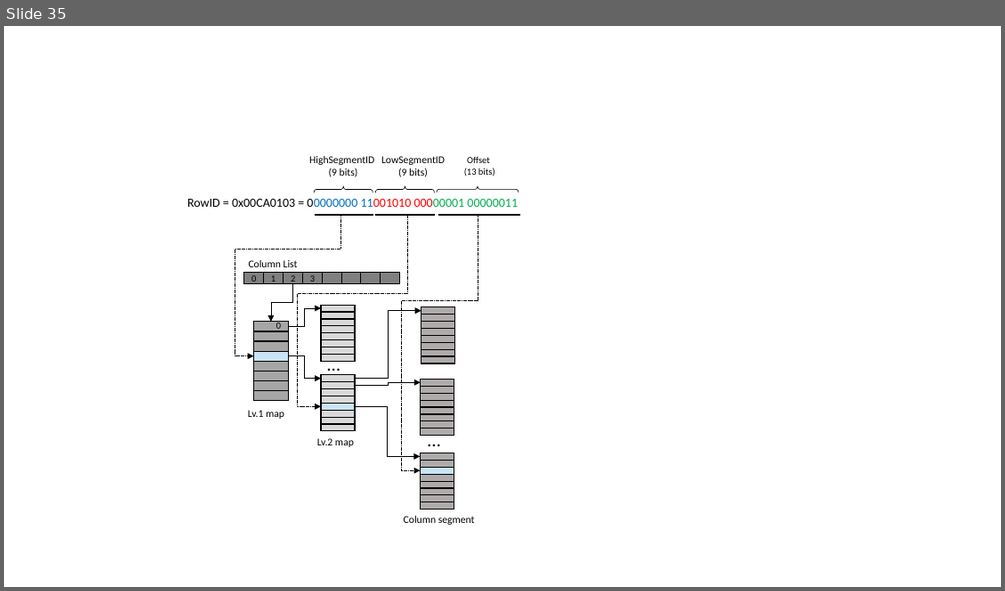
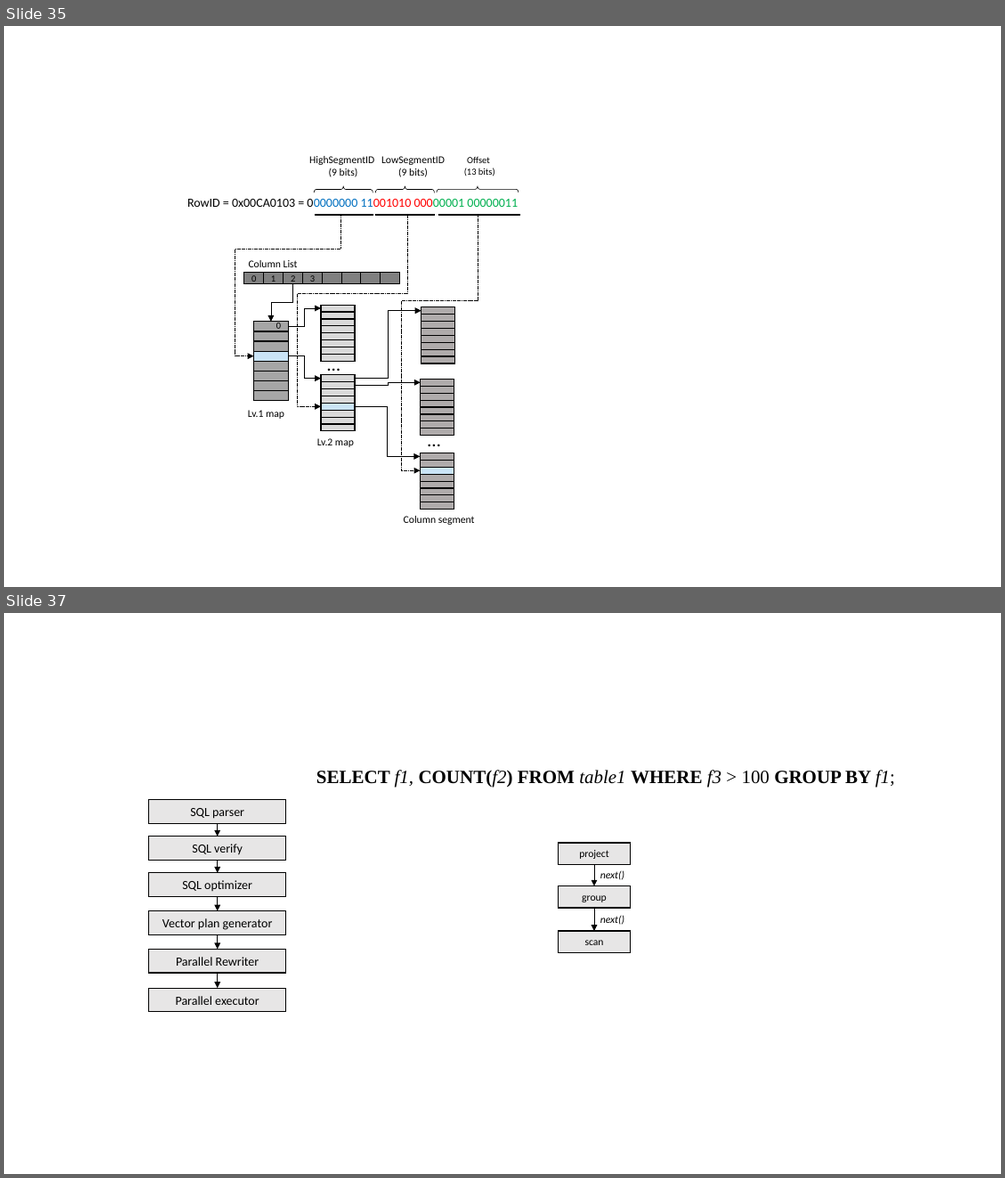
Before and after one commit to scott-zgeng/thor, a slide deck: doc/thor architecture.pptx. Shown one above the other, each under a label of ours: slide 35 before the commit, slides 35 and 37 after it; the slides between them are not shown. The pictures are 1005x591 and 1005x1178 pixels, drawn with LibreOffice and Linux fonts; fonts in the diff are those of the drawing. Boxes give left, top, right and bottom in pixels: in the first picture for what was removed or moved away, otherwise in the second. Text is boxed around its words. In the diff, an @@ line names an element or a change of style, - is before the commit and + after.

```diff
--- a/doc/thor architecture.pptx
+++ b/doc/thor architecture.pptx
@@ slide 37 added at (4,613,1001,1174), background #FFFFFF @@
@@ text added at (316,770,895,787), 18 pt, text #000000, bold @@
+SELECT f1, COUNT(f2) FROM table1 WHERE f3 > 100 GROUP BY f1;
@@ rectangle added at (149,800,286,824), fill #E7E6E6, outline #000000 1 pt, 12 pt, text #000000 @@
+SQL parser
@@ arrow added from (217, 823) to (217, 836), #000000 0.5 pt @@
@@ rectangle added at (149,836,286,860), fill #E7E6E6, outline #000000 1 pt, 12 pt, text #000000 @@
+SQL verify
@@ rectangle added at (558,843,630,864), fill #E7E6E6, outline #000000 1 pt, 10 pt, text #000000 @@
+project
@@ rectangle added at (149,873,286,896), fill #E7E6E6, outline #000000 1 pt, 12 pt, text #000000 @@
+SQL optimizer
@@ arrow added from (217, 860) to (217, 873), #000000 0.5 pt @@
@@ arrow added from (594, 864) to (594, 886), #000000 0.5 pt @@
@@ text added at (600,870,624,880), 10 pt, text #000000, italic @@
+next()
@@ arrow added from (217, 896) to (217, 910), #000000 0.5 pt @@
@@ rectangle added at (558,886,630,908), fill #E7E6E6, outline #000000 1 pt, 10 pt, text #000000 @@
+group
@@ rectangle added at (149,910,286,934), fill #E7E6E6, outline #000000 1 pt, 12 pt, text #000000 @@
+Vector plan generator
@@ rectangle added at (558,931,630,952), fill #E7E6E6, outline #000000 1 pt, 10 pt, text #000000 @@
+scan
@@ arrow added from (594, 908) to (594, 931), #000000 0.5 pt @@
@@ text added at (600,915,624,925), 10 pt, text #000000, italic @@
+next()
@@ rectangle added at (149,949,286,973), fill #E7E6E6, outline #000000 1 pt, 12 pt, text #000000 @@
+Parallel Rewriter
@@ arrow added from (217, 934) to (217, 949), #000000 0.5 pt @@
@@ arrow added from (217, 973) to (217, 988), #000000 0.5 pt @@
@@ rectangle added at (149,988,286,1012), fill #E7E6E6, outline #000000 1 pt, 12 pt, text #000000 @@
+Parallel executor
```
Also in this commit, not shown: 1 slide changed, 1 other file.
